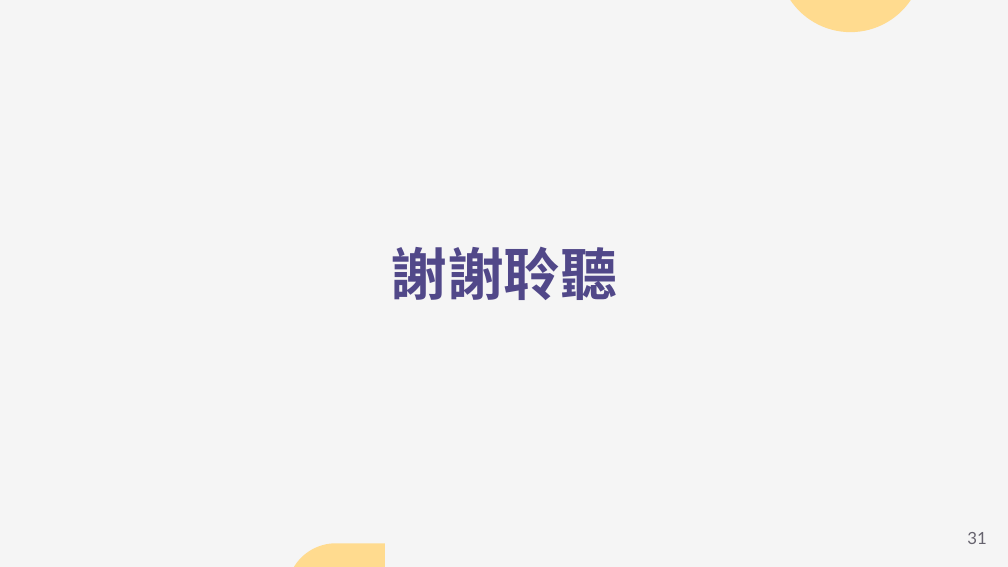
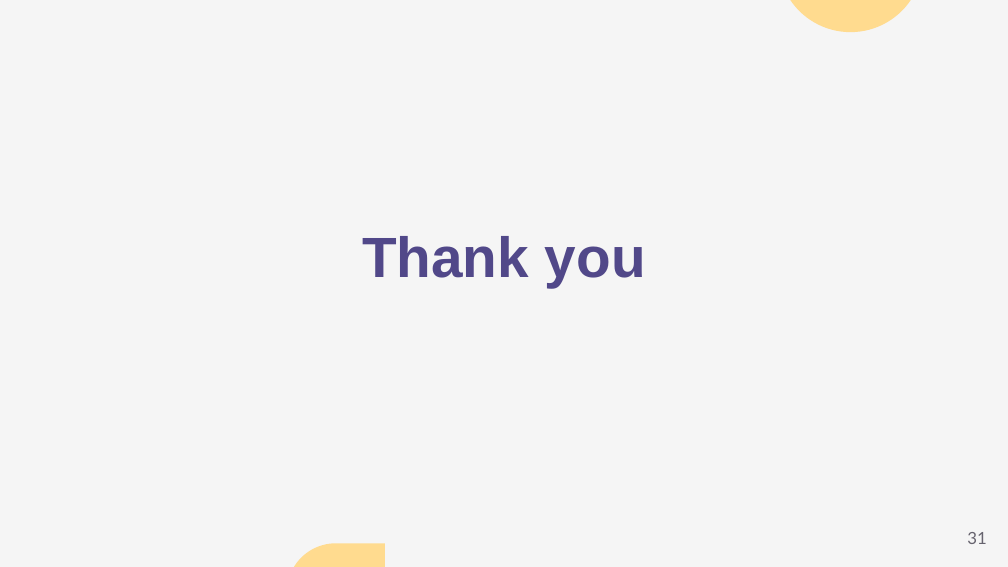
Before and after one commit to Funji713/presentation-design-pro, a slide deck: slide 31 of examples/sydog-video/SyDog-Video.pptx. Drawn at 1008x567 pixels with LibreOffice and Linux fonts; fonts in the diff are those of the drawing. Boxes give left, top, right and bottom in pixels: in the first picture for what was removed or moved away, otherwise in the second. Text is boxed around its words. In the diff, an @@ line names an element or a change of style, - is before the commit and + after.

```diff
--- a/examples/sydog-video/SyDog-Video.pptx
+++ b/examples/sydog-video/SyDog-Video.pptx
@@ text "Thank you" at (362,236,646,287): vertical alignment middle to top @@
@@ text at (362,236,646,287): text changed; font Noto Sans CJK TC to Arial @@
-謝謝聆聽
+Thank you
```
Also in this commit, not shown: 21 other slides changed, 9 slides added, 9 slides removed, 5 other files.
